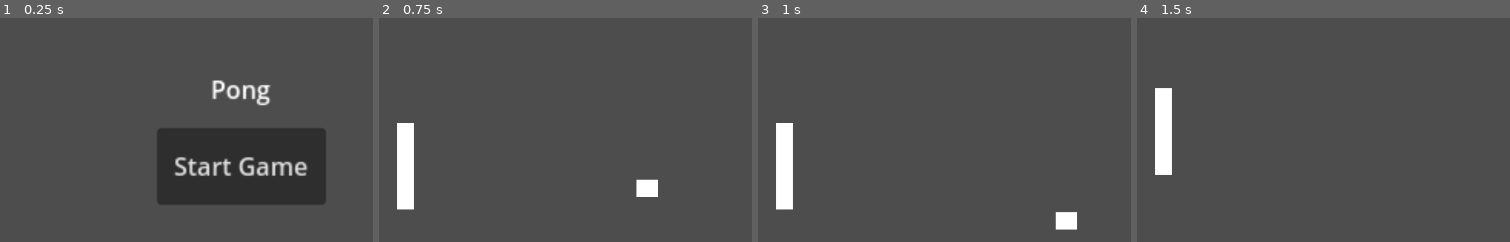
Above: before the commit, frames 1-4 (left to right).
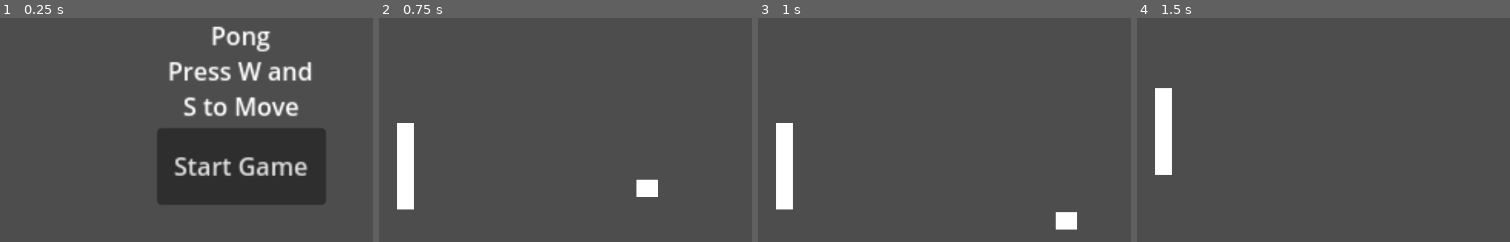
Above: after the commit, the same moments.

Repository: Travisbriansjr/Pong-Remake-Project
Game: Godot game, scene res://Scenes/start_menu.tscn
The game is run twice, just before and just after one commit, with the same random seed, the same clock (stepped at 60 frames per second) and the same inputs.
Inputs:
- Up to frame 1 (0.25 s): no input
- Up to frame 2 (0.75 s): click "Start Game" at 0.5 s
- Up to frame 3 (1 s): no input
- Up to frame 4 (1.5 s): hold W (MoveUp) from 1.28 s (still down)
The pictures show only the part of the screen within x 19-69%, y 17-67%; the shares and areas given below are measured in that part.

The runs differ from the first frame. In frame 1, 4.7% of the frame differs, in the area x 45-84%, y 3-45%; in frame 2, nothing differs; in frame 3, nothing differs; in frame 4, nothing differs.

Commit message:
Control info

Diff:
--- a/Scenes/start_menu.tscn
+++ b/Scenes/start_menu.tscn
@@ -27,11 +27,12 @@
 anchor_left = 0.5
 anchor_right = 0.5
 offset_left = -53.0
-offset_top = -70.0
+offset_top = -97.0
 offset_right = 53.0
-offset_bottom = -30.0
+offset_bottom = -29.0
 grow_horizontal = 2
-text = "Pong"
+text = "Pong
+Press W and S to Move"
 scroll_active = false
 horizontal_alignment = 1
 vertical_alignment = 1
